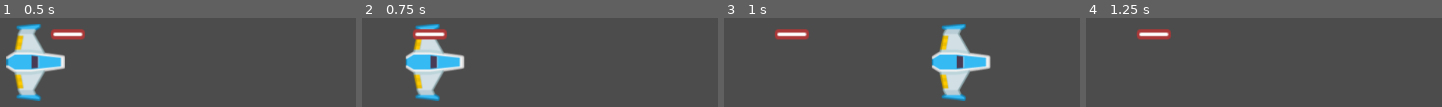
Above: before the commit, frames 1-4 (left to right).
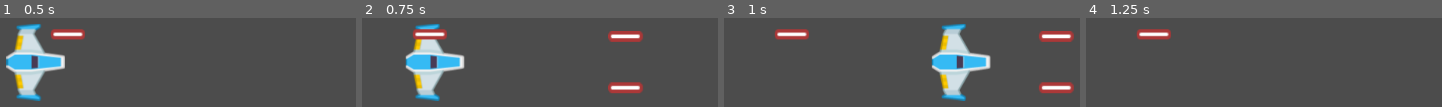
Above: after the commit, the same moments.

Repository: GimenezGeorge/Meteoritos
Game: Godot game, scene res://Juego/Niveles/NivelTest.tscn
Same seed, same stepped clock (60 frames per second), same inputs: the game is played once before the commit and once after it.
Inputs:
- Up to frame 1 (0.5 s): no input
- Up to frame 2 (0.75 s): tap Enter at 0.5 s; hold W (m_adelante) from 0.53 s (still down); hold Space (disparo_principal, bound only after the commit) from 0.53 s (still down)
- Up to frame 3 (1 s): keep holding W (m_adelante); keep holding Space (disparo_principal, bound only after the commit)
- Up to frame 4 (1.25 s): keep holding W (m_adelante); keep holding Space (disparo_principal, bound only after the commit)

Frame 1 is identical in both runs. In frame 2, 2.3% of the frame differs, in the area x 69-79%, y 14-85%; in frame 3, 2.4%, in the area x 88-99%, y 14-85%; in frame 4, nothing differs.

Commit message:
Mejoras_disparo
Mejoré el disparo. Pero falta el SFX.

Diff:
--- /dev/null
+++ b/Juego/Autoload/Eventos.gd
@@ -0,0 +1,3 @@
+extends Node
+
+signal disparo(proyectil)
--- a/Juego/Niveles/Naves/Player.gd
+++ b/Juego/Niveles/Naves/Player.gd
@@ -8,6 +8,8 @@
 ## Atributos
 var empuje:Vector2 = Vector2.ZERO
 var dir_rotacion:int = 0
+
+onready var canion:Canion = $Canion
 
 ## Metodos
 func _integrate_forces(_state: Physics2DDirectBodyState) -> void:
@@ -32,3 +34,10 @@
 		dir_rotacion -= 1
 	elif Input.is_action_pressed("rotar_hor"):
 		dir_rotacion += 1
+
+	# Disparo
+	if Input.is_action_pressed("disparo_principal"):
+		canion.set_esta_disparando(true)
+
+	if Input.is_action_just_released("disparo_principal"):
+		canion.set_esta_disparando(false)
--- a/Juego/Niveles/Naves/Player.tscn
+++ b/Juego/Niveles/Naves/Player.tscn
@@ -1,8 +1,9 @@
-[gd_scene load_steps=5 format=2]
+[gd_scene load_steps=6 format=2]
 
 [ext_resource path="res://Juego/Niveles/Naves/player_blue.png" type="Texture" id=1]
 [ext_resource path="res://Juego/Niveles/Naves/MaterialFisico.tres" type="PhysicsMaterial" id=2]
 [ext_resource path="res://Juego/Niveles/Naves/Player.gd" type="Script" id=3]
+[ext_resource path="res://Juego/Niveles/Proyectiles/Canion.tscn" type="PackedScene" id=4]
 
 [sub_resource type="CircleShape2D" id=1]
 radius = 38.2704
@@ -23,3 +24,14 @@
 
 [node name="CollisionShape2D" type="CollisionShape2D" parent="."]
 shape = SubResource( 1 )
+
+[node name="Canion" parent="." instance=ExtResource( 4 )]
+position = Vector2( -2, 0 )
+
+[node name="PuntoIzquierdo" parent="Canion" index="0"]
+position = Vector2( 0, -33 )
+
+[node name="PuntoDerecho" parent="Canion" index="1"]
+position = Vector2( 0, 33 )
+
+[editable path="Canion"]
--- /dev/null
+++ b/Juego/Niveles/Nivel.gd
@@ -0,0 +1,19 @@
+class_name Nivel
+extends Node2D
+
+onready var contenedor_proyectiles:Node
+
+func _ready() -> void:
+	conectar_seniales()
+	crear_contenedores()
+
+func conectar_seniales() -> void:
+	Eventos.connect("disparo", self, "_on_disparo")
+
+func crear_contenedores() -> void:
+	contenedor_proyectiles = Node.new()
+	contenedor_proyectiles.name = "ContenedorProyectiles"
+	add_child(contenedor_proyectiles)
+
+func _on_disparo(proyectil:Proyectil) -> void:
+	contenedor_proyectiles.add_child(proyectil)
--- a/Juego/Niveles/NivelTest.tscn
+++ b/Juego/Niveles/NivelTest.tscn
@@ -1,9 +1,11 @@
-[gd_scene load_steps=3 format=2]
+[gd_scene load_steps=4 format=2]
 
 [ext_resource path="res://Juego/Niveles/Naves/Player.tscn" type="PackedScene" id=1]
 [ext_resource path="res://Juego/Niveles/Proyectiles/Proyectil.tscn" type="PackedScene" id=2]
+[ext_resource path="res://Juego/Niveles/Nivel.gd" type="Script" id=3]
 
 [node name="NivelTest" type="Node2D"]
+script = ExtResource( 3 )
 
 [node name="Player" parent="." instance=ExtResource( 1 )]
 position = Vector2( 549, 277 )
--- /dev/null
+++ b/Juego/Niveles/Proyectiles/Canion.gd
@@ -0,0 +1,50 @@
+class_name Canion
+extends Node2D
+
+export var proyectil:PackedScene = null
+export var cadencia_disparo:float = 0.8
+export var velocidad_proyectil:int = 100
+export var danio_proyectil:int = 1
+
+onready var timer_enfriamiento:Timer = $TimerEnfriamiento
+onready var disparo_sfx:AudioStreamPlayer2D = $DisparoSFX
+onready var esta_enfriado:bool = true
+onready var esta_disparando:bool = false setget set_esta_disparando
+
+var puntos_disparo:Array = []
+
+## Setters y Getters
+func set_esta_disparando(disparando: bool) -> void:
+	esta_disparando = disparando
+
+## Metodos
+func _ready() -> void:
+	almacenar_puntos_disparo()
+	timer_enfriamiento.wait_time = cadencia_disparo
+
+func _process(_delta: float) -> void:
+	if esta_disparando and esta_enfriado:
+		disparar()
+
+## Metodos custom
+func almacenar_puntos_disparo() -> void:
+	for nodo in get_children():
+		if nodo is Position2D:
+			puntos_disparo.append(nodo)
+
+func disparar() -> void:
+	esta_enfriado = false
+	disparo_sfx.play()
+	timer_enfriamiento.start()
+	for punto_disparo in puntos_disparo:
+		var new_proyectil:Proyectil = proyectil.instance()
+		new_proyectil.crear(
+			punto_disparo.global_position,
+			get_owner().rotation,
+			velocidad_proyectil,
+			danio_proyectil
+		)
+		Eventos.emit_signal("disparo", new_proyectil)
+
+func _on_TimerEnfriamiento_timeout() -> void:
+	esta_enfriado = true
--- /dev/null
+++ b/Juego/Niveles/Proyectiles/Canion.tscn
@@ -0,0 +1,20 @@
+[gd_scene load_steps=3 format=2]
+
+[ext_resource path="res://Juego/Niveles/Proyectiles/Canion.gd" type="Script" id=1]
+[ext_resource path="res://Juego/Niveles/Proyectiles/Proyectil.tscn" type="PackedScene" id=2]
+
+[node name="Canion" type="Node2D"]
+script = ExtResource( 1 )
+proyectil = ExtResource( 2 )
+cadencia_disparo = 0.25
+velocidad_proyectil = 1600
+
+[node name="PuntoIzquierdo" type="Position2D" parent="."]
+
+[node name="PuntoDerecho" type="Position2D" parent="."]
+
+[node name="DisparoSFX" type="AudioStreamPlayer2D" parent="."]
+
+[node name="TimerEnfriamiento" type="Timer" parent="."]
+
+[connection signal="timeout" from="TimerEnfriamiento" to="." method="_on_TimerEnfriamiento_timeout"]
--- a/Juego/Niveles/Proyectiles/Proyectil.gd
+++ b/Juego/Niveles/Proyectiles/Proyectil.gd
@@ -13,3 +13,7 @@
 
 func _physics_process(delta: float) -> void:
 	position += velocidad * delta
+
+
+func _on_VisibilityNotifier2D_screen_exited() -> void:
+	queue_free()
--- a/Juego/Niveles/Proyectiles/Proyectil.tscn
+++ b/Juego/Niveles/Proyectiles/Proyectil.tscn
@@ -22,3 +22,5 @@
 [node name="VisibilityNotifier2D" type="VisibilityNotifier2D" parent="."]
 position = Vector2( -0.250001, 0.375 )
 scale = Vector2( 1.825, 0.6625 )
+
+[connection signal="screen_exited" from="VisibilityNotifier2D" to="." method="_on_VisibilityNotifier2D_screen_exited"]
--- a/project.godot
+++ b/project.godot
@@ -9,6 +9,16 @@
 config_version=4
 
 _global_script_classes=[ {
+"base": "Node2D",
+"class": "Canion",
+"language": "GDScript",
+"path": "res://Juego/Niveles/Proyectiles/Canion.gd"
+}, {
+"base": "Node2D",
+"class": "Nivel",
+"language": "GDScript",
+"path": "res://Juego/Niveles/Nivel.gd"
+}, {
 "base": "RigidBody2D",
 "class": "Player",
 "language": "GDScript",
@@ -20,6 +30,8 @@
 "path": "res://Juego/Niveles/Proyectiles/Proyectil.gd"
 } ]
 _global_script_class_icons={
+"Canion": "",
+"Nivel": "",
 "Player": "",
 "Proyectil": ""
 }
@@ -29,6 +41,10 @@
 config/name="Meteoritos"
 run/main_scene="res://Juego/Niveles/NivelTest.tscn"
 config/icon="res://icon.png"
+
+[autoload]
+
+Eventos="*res://Juego/Autoload/Eventos.gd"
 
 [input]
 
@@ -56,6 +72,11 @@
 , Object(InputEventKey,"resource_local_to_scene":false,"resource_name":"","device":0,"alt":false,"shift":false,"control":false,"meta":false,"command":false,"pressed":false,"scancode":16777231,"unicode":0,"echo":false,"script":null)
  ]
 }
+disparo_principal={
+"deadzone": 0.5,
+"events": [ Object(InputEventKey,"resource_local_to_scene":false,"resource_name":"","device":0,"alt":false,"shift":false,"control":false,"meta":false,"command":false,"pressed":false,"scancode":32,"unicode":0,"echo":false,"script":null)
+ ]
+}
 
 [physics]
 
